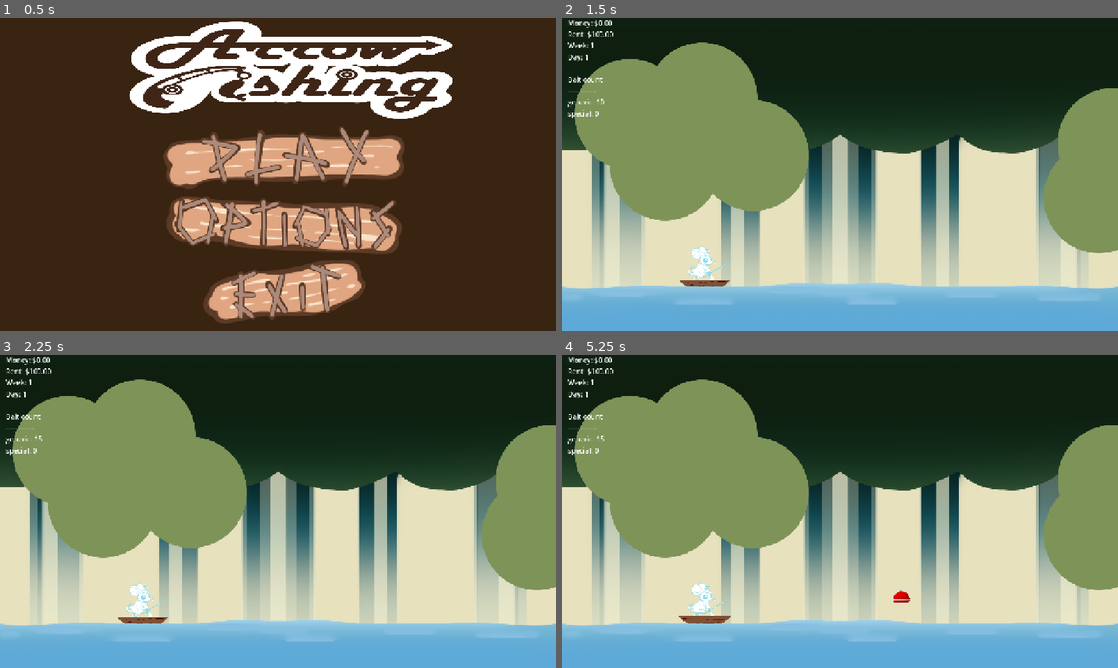
Above: before the commit, frames 1-4 (two rows, left to right).
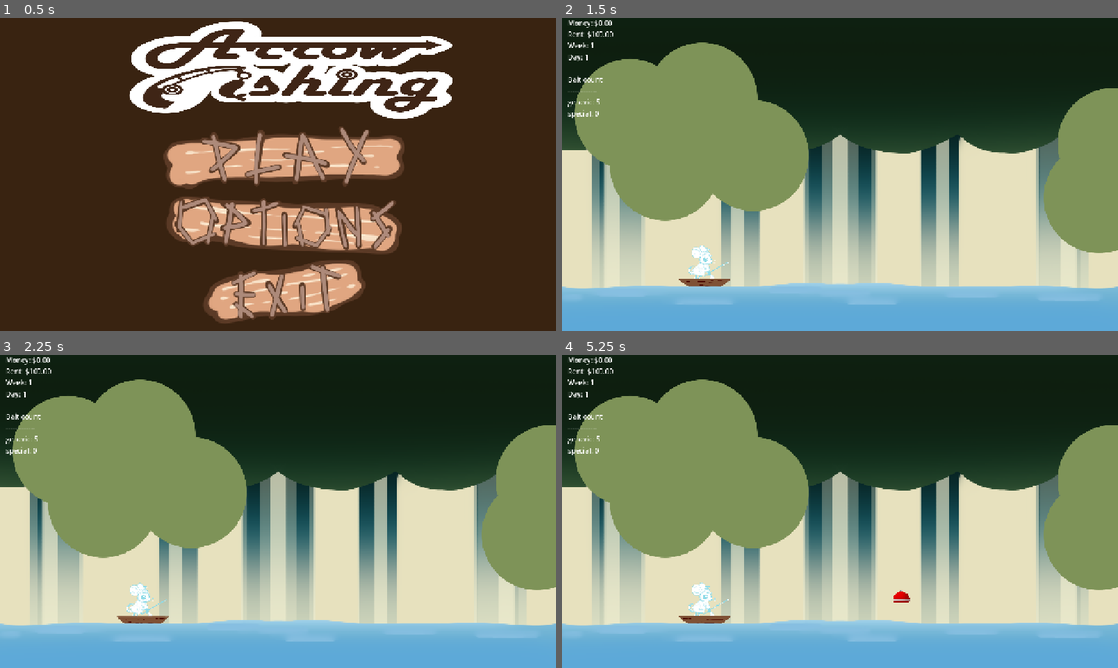
Above: after the commit, the same moments.

Repository: Meoah/Team-Awesome
Game: Godot game, scene res://scenes/default.tscn
The game is run twice, just before and just after one commit, with the same random seed, the same clock (stepped at 60 frames per second) and the same inputs.
Inputs (mouse positions are in pixels of both pictures, inside the frame that each line leads up to):
- Up to frame 1 (0.5 s): no input
- Up to frame 2 (1.5 s): click (845, 158) at 0.5 s; click (845, 158) at 1.27 s
- Up to frame 3 (2.25 s): click (283, 495) at 2.02 s
- Up to frame 4 (5.25 s): click (845, 561) at 2.77 s; click (845, 633) at 3.52 s; tap Enter (ui_accept) at 4.25, 4.52 s; hold Right (Right) 4.28-5.03 s; hold Down (Down) from 5.03 s (still down)

Frame 1 is identical in both runs. In frame 2, 0.3% of the frame differs, in the area x 6-31%, y 25-86%; in frame 3, less than 0.1%; in frame 4, less than 0.1%.

Commit message:
Main menu fix

Diff:
--- a/scenes/game/main_menu.tscn
+++ b/scenes/game/main_menu.tscn
@@ -1,18 +1,19 @@
-[gd_scene load_steps=23 format=3 uid="uid://bs6fqe1euvjxa"]
+[gd_scene load_steps=24 format=3 uid="uid://bs6fqe1euvjxa"]
 
 [ext_resource type="Script" uid="uid://c5uuc65y6jov" path="res://scripts/game/main_menu.gd" id="1_fpthd"]
+[ext_resource type="PackedScene" uid="uid://4wis367byvft" path="res://scenes/game/daytime_main.tscn" id="2_73xsm"]
 [ext_resource type="FontFile" uid="uid://ciwjf56aydm2a" path="res://assets/fonts/CherryBombOne-Regular.ttf" id="3_16onh"]
-[ext_resource type="Texture2D" uid="uid://dylf5rrqe6bh1" path="res://assets/textures/ui/Options_Button.png" id="4_6hh85"]
-[ext_resource type="Texture2D" uid="uid://v6txl6dvukk5" path="res://assets/textures/ui/Play_Button.png" id="4_bto60"]
+[ext_resource type="Texture2D" uid="uid://doftsqaqk2p42" path="res://assets/textures/ui/Options_Button.png" id="4_6hh85"]
+[ext_resource type="Texture2D" uid="uid://cps8f0ajgm8kq" path="res://assets/textures/ui/Play_Button.png" id="4_bto60"]
 [ext_resource type="AudioStream" uid="uid://bwq4tyjgoxrm0" path="res://assets/audio/bgm/1-01 Introduction.mp3" id="4_fpthd"]
-[ext_resource type="Texture2D" uid="uid://dxgpb3qp4tll" path="res://assets/textures/ui/Exit_Button.png" id="5_1f7y1"]
+[ext_resource type="Texture2D" uid="uid://qojojiaa5s65" path="res://assets/textures/ui/Exit_Button.png" id="5_1f7y1"]
 [ext_resource type="Script" uid="uid://c2kycjhjsowfw" path="res://scripts/ui/audio_volume.gd" id="5_df05h"]
-[ext_resource type="Texture2D" uid="uid://dw1w6ahlv5d5u" path="res://assets/textures/ui/Mock_Title.png" id="6_6hh85"]
+[ext_resource type="Texture2D" uid="uid://bj0xw6pb17jxn" path="res://assets/textures/ui/Mock_Title.png" id="6_6hh85"]
 [ext_resource type="Script" uid="uid://bubl3cxipu10w" path="res://scripts/ui/fullscreen_control.gd" id="6_8um5k"]
-[ext_resource type="Texture2D" uid="uid://cdtrnvfx7a3s4" path="res://assets/textures/ui/Back_Button2.png" id="8_1f7y1"]
-[ext_resource type="Texture2D" uid="uid://cyqmepf4g26us" path="res://assets/textures/ui/Settings_Button.png" id="8_efcww"]
-[ext_resource type="Texture2D" uid="uid://dpwqywrutgwbm" path="res://assets/textures/ui/MusicVolume_Button.png" id="11_nsdtn"]
-[ext_resource type="Texture2D" uid="uid://dtx8hp5a3da3y" path="res://assets/textures/ui/Fullscreen_Button.png" id="12_4oldi"]
+[ext_resource type="Texture2D" uid="uid://dpo56153ju0cl" path="res://assets/textures/ui/Back_Button2.png" id="8_1f7y1"]
+[ext_resource type="Texture2D" uid="uid://d23om0gbiqiry" path="res://assets/textures/ui/Settings_Button.png" id="8_efcww"]
+[ext_resource type="Texture2D" uid="uid://2wer6ur45n82" path="res://assets/textures/ui/MusicVolume_Button.png" id="11_nsdtn"]
+[ext_resource type="Texture2D" uid="uid://dkyx8of0ikxer" path="res://assets/textures/ui/Fullscreen_Button.png" id="12_4oldi"]
 
 [sub_resource type="StyleBoxFlat" id="StyleBoxFlat_16onh"]
 bg_color = Color(0.22267213, 0.1360487, 0.06799795, 1)
@@ -48,7 +49,7 @@
 grow_horizontal = 2
 grow_vertical = 2
 script = ExtResource("1_fpthd")
-start_scene_path = "uid://4wis367byvft"
+daytime_scene = ExtResource("2_73xsm")
 
 [node name="Background" type="Panel" parent="."]
 layout_mode = 1
--- a/scripts/game/main_menu.gd
+++ b/scripts/game/main_menu.gd
@@ -4,7 +4,7 @@
 @onready var settings = $Settings
 @onready var gameStart
 
-@export_file  ("*.tscn") var start_scene_path: String
+@export var daytime_scene : PackedScene
 # Called when the node enters the scene tree for the first time.
 func _ready():
 	main_buttons.visible = true
@@ -17,7 +17,8 @@
 
 
 func _on_start_pressed():
-	get_tree().change_scene_to_file(start_scene_path) #starts game
+	if GameManager.request_play():
+		GameManager.change_scene_deferred(daytime_scene)
 
 
 func _on_settings_pressed():
